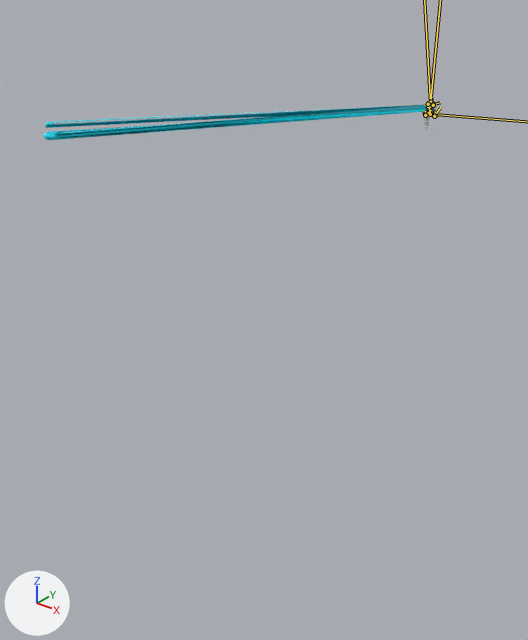
What one commit did to the FBX model Assets/Characters/Player/Model/personnage.fbx.
Before and after are seen from a camera (50 mm lens) standing at (9.3, -7.0, 2.6) and looking at (-2.9, 8.3, -6.9). The lights are fixed; the arrows at lower left show +X, +Y and +Z. Both versions are drawn at frame 776 of the action 'Take 001'; the numbers are the values there. The bones that bend it are drawn over the model as lines.

The first picture shows 'lantern_centre', 'lantern_start', 'mode_def1'.
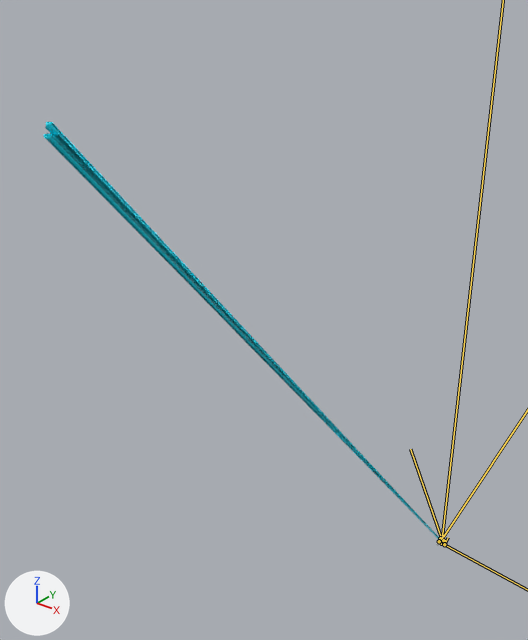
Where the change shows, as pixel boxes (x1, y1, x2, y2) in the pictures (528 x 640 px):
'mode_def1', posed (990% taller): before (43, 102, 439, 140); after (43, 122, 447, 546)
'lantern_start', posed (not visible afterwards): before (425, 117, 429, 121)
'lantern_centre', posed (not visible afterwards): before (424, 122, 429, 126)
bone 'ventre', root to tip: before (430, 106) to (425, 105); after (442, 540) to (439, 537)
bone 'clavicule_d', root to tip: before (428, 104) to (427, 107); after (440, 538) to (440, 538)
bone 'epaule_d', root to tip: before (428, 104) to (429, 110); after (440, 538) to (439, 540)
bone 'coude_d', root to tip: before (428, 104) to (430, 113); after (440, 538) to (438, 541)
bone 'poigne_d', root to tip: before (428, 104) to (429, 106); after (440, 538) to (441, 539)

What changed in the scene script:
```text
Change bone_bassin:
    where bone_bassin = bpy.data.objects['Armature'].pose.bones['bassin']
    bone_bassin.location: (-1.8, 0.0, 12.0) -> (-21.0, -0.3, 17.2)
    bone_bassin.rotation_quaternion: (0.997, 0.079, 0.001, 0.0) -> (0.994, -0.01, 0.104, 0.034)  # degrees (9, 0, 0) -> degrees (-1, 12, 4)
Change bone_ventre:
    where bone_ventre = bpy.data.objects['Armature'].pose.bones['ventre']  # child of 'bassin'
    bone_ventre.rotation_quaternion: (1.0, -0.01, 0.0, 0.0) -> (0.98, -0.04, -0.18, -0.082)  # degrees (-1, 0, 0) -> degrees (-3, -21, -9)
Change bone_clavicule_d:
    where bone_clavicule_d = bpy.data.objects['Armature'].pose.bones['clavicule_d']  # child of 'sternum'
    bone_clavicule_d.rotation_quaternion: (0.976, -0.035, -0.215, 0.0) -> (0.929, 0.049, 0.367, 0.022)  # degrees (-4, -25, 1) -> degrees (8, 43, 6)
Change bone_epaule_d:
    where bone_epaule_d = bpy.data.objects['Armature'].pose.bones['epaule_d']  # child of 'clavicule_d'
    bone_epaule_d.rotation_quaternion: (-0.857, -0.057, 0.425, -0.285) -> (-0.946, 0.238, 0.043, -0.215)  # degrees (-13, -50, 43) -> degrees (-28, 1, 25)
Change bone_coude_d:
    where bone_coude_d = bpy.data.objects['Armature'].pose.bones['coude_d']  # child of 'epaule_d'
    bone_coude_d.rotation_quaternion: (1.0, 0.0, 0.004, 0.0) -> (0.786, 0.0, -0.618, 0.0)  # degrees (0, 0, 0) -> degrees (0, -76, 0)
Change bone_poigne_d:
    where bone_poigne_d = bpy.data.objects['Armature'].pose.bones['poigne_d']  # child of 'coude_d'
    bone_poigne_d.rotation_quaternion: (-0.715, 0.337, -0.611, 0.043) -> (-0.504, 0.856, 0.115, 0.001)  # degrees (-87, 58, -62) -> degrees (-120, -7, 11)
```
